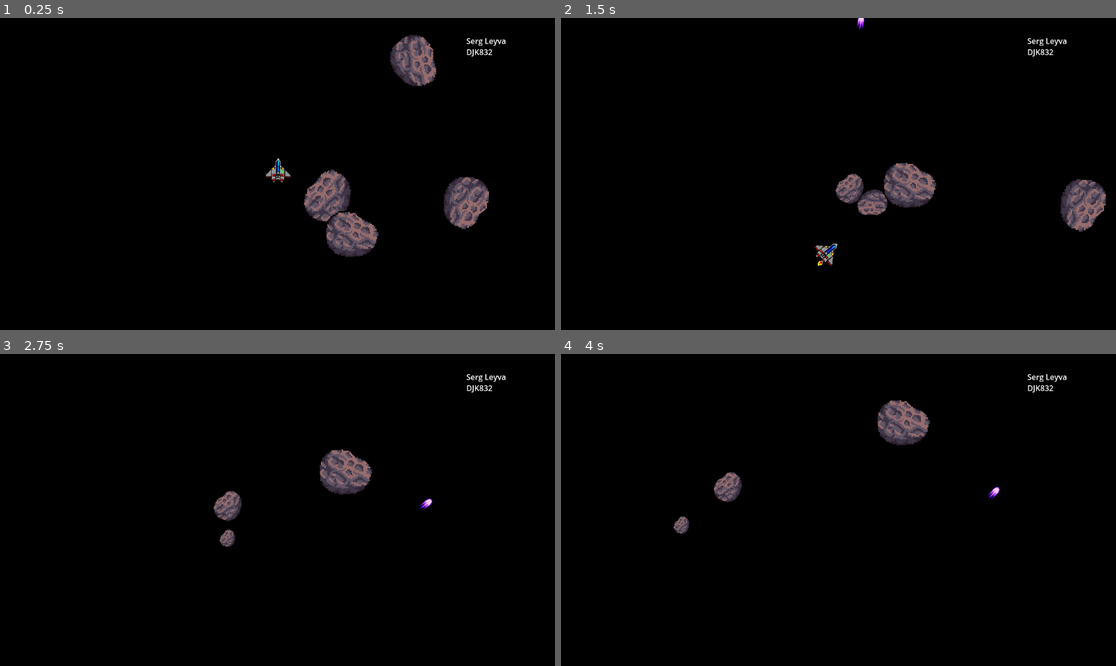
Above: before the commit, frames 1-4 (two rows, left to right).
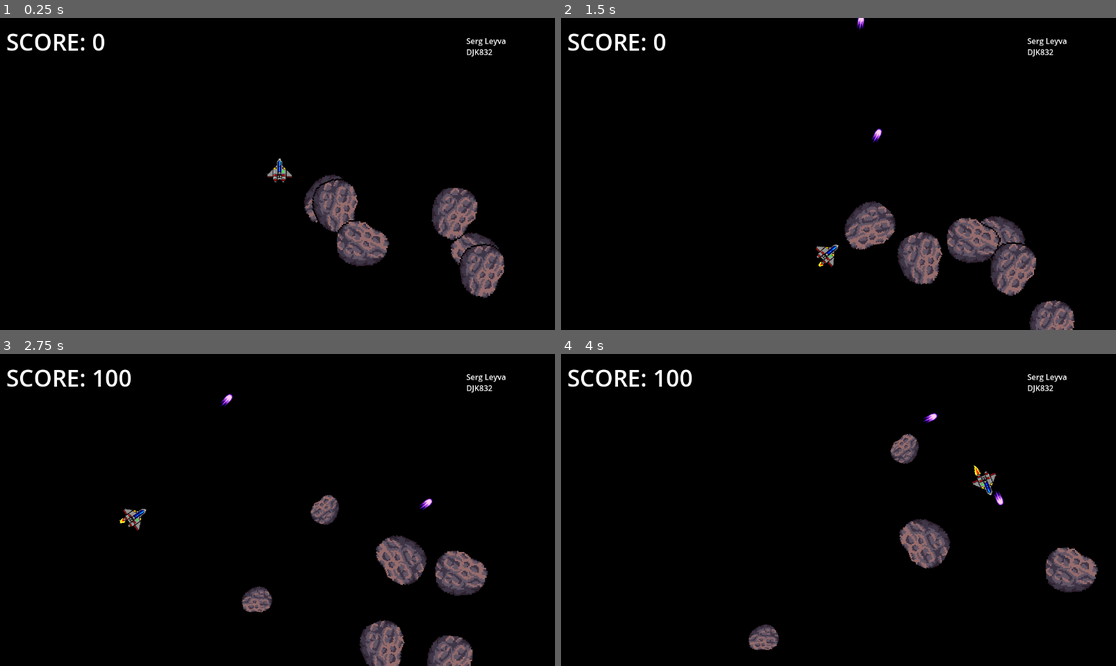
Above: after the commit, the same moments.

Repository: leyvaserg12/CMPT306-A2
Game: Godot game, scene res://scenes/Game.tscn
Two runs of this game, one before a commit and one after it. Both use one fixed random seed, a clock stepped at 60 frames per second and the inputs below.
Inputs:
- Up to frame 1 (0.25 s): no input
- Up to frame 2 (1.5 s): hold Right (ui_right) 0.53-1.28 s; hold Space (ui_select) 0.53-1.28 s; hold Left (ui_left) from 1.28 s (still down); tap Space (ui_select) at 1.35 s
- Up to frame 3 (2.75 s): tap Space (ui_select) at 1.52, 1.82 s; release Left (ui_left) at 2.03 s; hold Right (ui_right) from 2.03 s (still down); hold Space (ui_select) from 2.03 s (still down)
- Up to frame 4 (4 s): release Space (ui_select) at 2.78 s; tap Space (ui_select) at 2.85, 3.02, 3.32 s; release Right (ui_right) at 3.53 s; hold Left (ui_left) from 3.53 s (still down); hold Space (ui_select) from 3.53 s (still down)

The runs differ from the first frame. In frame 1, 6.2% of the frame differs, in the area x 1-91%, y 4-90%; in frame 2, 8.5%, in the area x 1-99%, y 4-100%; in frame 3, 6.7%; in frame 4, 5.1%.

Commit message:
added score system and UI to see the score

Diff:
--- a/Player/player.gd
+++ b/Player/player.gd
@@ -40,7 +40,6 @@
 		AnimatedSprite.play("Idle")
 
 
-
 func _physics_process(delta: float) -> void:
 
 	# left/right arrows spaceship rotation
@@ -51,7 +50,6 @@
 
 
 
-
 func shoot():
 	var bullet = bullet_scene.instantiate()
 	bullet.global_position = bulletPos.global_position
@@ -59,3 +57,16 @@
 	apply_central_impulse(Vector2.DOWN.rotated(rotation) * recoil)
 
 	emit_signal("bullet_fired", bullet)
+
+# keeps player in screen view
+func warp():
+	var prev_pos = position
+	var screen_bounds : Vector2 = get_viewport_rect().size / 2.0
+	var new_pos = position
+
+	new_pos.x = wrapf(new_pos.x, -screen_bounds.x, screen_bounds.x)
+	new_pos.y = wrapf(new_pos.y, -screen_bounds.y, screen_bounds.y)
+	position = new_pos
+
+func _integrate_forces(state: PhysicsDirectBodyState2D) -> void:
+	warp()
--- a/Player/player.tscn
+++ b/Player/player.tscn
@@ -89,7 +89,7 @@
 [node name="SpaceshipSprite" type="AnimatedSprite2D" parent="."]
 texture_filter = 1
 texture_repeat = 1
-position = Vector2(-3, -2)
+position = Vector2(0, -2)
 rotation = -1.5708
 scale = Vector2(0.892, 0.85)
 sprite_frames = SubResource("SpriteFrames_n71ap")
--- a/game.gd
+++ b/game.gd
@@ -3,10 +3,19 @@
 @onready var bullets = $bulletContainers
 @onready var player = $Player
 @onready var asteroidContainer = $AsteroidContainer
+@onready var hud = $UI/HUD
 
 var asteroid_scene = preload("res://scenes/aesteroid.tscn")
+
+# set the score to update
+var score := 0:
+	set(value):
+		score = value
+		hud.score = score
+
 # Called when the node enters the scene tree for the first time.
 func _ready() -> void:
+	score = 0
 	player.connect("bullet_fired", _on_player_bullet_fired)
 
 	for asteroid in asteroidContainer.get_children():
@@ -15,12 +24,16 @@
 func _on_player_bullet_fired(bullet):
 	bullets.add_child(bullet)
 
-func _on_asteroid_exploded(position, size):
+func _on_asteroid_exploded(position, size, points):
+
+	#increase points based on the size of the asteroids
+	score += points
 	for i in range(2):
 		# make asteroid smaller and double when hit, if smallest size then explode
 		match size:
 			Asteroid.asteroid_size.large:
 				spawnAsteroid(position, Asteroid.asteroid_size.medium)
+
 			Asteroid.asteroid_size.medium:
 				spawnAsteroid(position, Asteroid.asteroid_size.small)
 			Asteroid.asteroid_size.small:
@@ -33,3 +46,7 @@
 	asteroid.size = size
 	asteroid.connect("exploded", _on_asteroid_exploded)
 	asteroidContainer.add_child(asteroid)
+
+func _process(delta: float) -> void:
+	if asteroidContainer.get_child_count() < 3:
+		spawnAsteroid(position, Asteroid.asteroid_size.large)
--- /dev/null
+++ b/hud.gd
@@ -0,0 +1,6 @@
+extends Control
+
+#score value
+@onready var score = $Score:
+	set(value):
+		score.text = "SCORE: " + str(value)
--- /dev/null
+++ b/hud.tscn
@@ -0,0 +1,22 @@
+[gd_scene load_steps=3 format=3 uid="uid://c6fwi18krb7cj"]
+
+[ext_resource type="Script" path="res://hud.gd" id="1_e7mo4"]
+
+[sub_resource type="LabelSettings" id="LabelSettings_a1t4g"]
+font_size = 48
+
+[node name="HUD" type="Control"]
+layout_mode = 3
+anchors_preset = 0
+offset_right = 40.0
+offset_bottom = 40.0
+script = ExtResource("1_e7mo4")
+
+[node name="Score" type="Label" parent="."]
+layout_mode = 0
+offset_left = 13.0
+offset_top = 16.0
+offset_right = 191.0
+offset_bottom = 83.0
+text = "SCORE: "
+label_settings = SubResource("LabelSettings_a1t4g")
--- a/scenes/Game.tscn
+++ b/scenes/Game.tscn
@@ -1,15 +1,19 @@
-[gd_scene load_steps=6 format=3 uid="uid://c0fkmthj120pe"]
+[gd_scene load_steps=7 format=3 uid="uid://c0fkmthj120pe"]
 
 [ext_resource type="Script" path="res://game.gd" id="1_8edvt"]
 [ext_resource type="Shader" path="res://main_scene.gdshader" id="2_i3vkv"]
 [ext_resource type="PackedScene" uid="uid://bsx41lqnt5iiq" path="res://Player/player.tscn" id="3_trp35"]
 [ext_resource type="PackedScene" uid="uid://in36o7mq1daq" path="res://scenes/aesteroid.tscn" id="4_rpwgj"]
+[ext_resource type="PackedScene" uid="uid://c6fwi18krb7cj" path="res://hud.tscn" id="5_m2tex"]
 
 [sub_resource type="ShaderMaterial" id="ShaderMaterial_77xs2"]
 shader = ExtResource("2_i3vkv")
 
 [node name="Game" type="Node2D"]
 script = ExtResource("1_8edvt")
+
+[node name="Camera2D" type="Camera2D" parent="."]
+ignore_rotation = false
 
 [node name="CanvasLayer" type="CanvasLayer" parent="."]
 layer = -1
@@ -37,18 +41,24 @@
 [node name="Player" parent="." instance=ExtResource("3_trp35")]
 position = Vector2(-1, 0)
 
-[node name="Camera2D" type="Camera2D" parent="."]
-
 [node name="bulletContainers" type="Node" parent="."]
 
 [node name="AsteroidContainer" type="Node" parent="."]
+
+[node name="aesteroid5" parent="AsteroidContainer" instance=ExtResource("4_rpwgj")]
+position = Vector2(424, 180)
+size = 0
 
 [node name="aesteroid3" parent="AsteroidContainer" instance=ExtResource("4_rpwgj")]
 position = Vector2(116, 46)
 size = 0
 
-[node name="aesteroid3" parent="AsteroidContainer/aesteroid3" instance=ExtResource("4_rpwgj")]
-position = Vector2(308, 134)
+[node name="aesteroid6" parent="AsteroidContainer" instance=ExtResource("4_rpwgj")]
+position = Vector2(424, 180)
+size = 0
+
+[node name="aesteroid4" parent="AsteroidContainer" instance=ExtResource("4_rpwgj")]
+position = Vector2(116, 46)
 size = 0
 
 [node name="aesteroid2" parent="AsteroidContainer" instance=ExtResource("4_rpwgj")]
@@ -58,3 +68,7 @@
 [node name="aesteroid" parent="AsteroidContainer" instance=ExtResource("4_rpwgj")]
 position = Vector2(370, 60)
 size = 0
+
+[node name="UI" type="CanvasLayer" parent="."]
+
+[node name="HUD" parent="UI" instance=ExtResource("5_m2tex")]
--- a/scenes/aesteroid.gd
+++ b/scenes/aesteroid.gd
@@ -1,16 +1,28 @@
 class_name Asteroid extends Area2D
 
-signal exploded(position, size)
+signal exploded(position, size, points)
 # asteroid movement
-var movement_vector := Vector2(0,-1)
+var movement_vector := Vector2(1,0)
 
 # changing the sprite size and speed
 enum asteroid_size{large, medium, small}
 @export var size := asteroid_size.large
-var speed := 50
+var speed := 200
 
 @onready var sprite = $Sprite2D
 @onready var collision = $CollisionShape2D
+
+var points: int:
+	get:
+		match size:
+			asteroid_size.large:
+				return 100
+			asteroid_size.medium:
+				return 50
+			asteroid_size.small:
+				return 25
+			_:
+				return 0
 
 
 func _ready():
@@ -41,7 +53,21 @@
 	# asteroid movement
 	global_position += movement_vector.rotated(rotation) * speed * delta
 
+	var asteroid_shape = collision.shape.radius
+	var screen_size = get_viewport_rect().size
+	if global_position.y < -screen_size.y :
+		global_position.y = 648
+		print(global_position, screen_size)
+	elif global_position.y > 648:
+		global_position.y = -screen_size.y + asteroid_shape
+
+	if global_position.x < -screen_size.x:
+		global_position.x = 1152
+	elif global_position.x > 1152:
+		global_position.x = -screen_size.x
+
+
 
 func explode():
-	emit_signal("exploded", global_position, size)
+	emit_signal("exploded", global_position, size, points)
 	queue_free()
